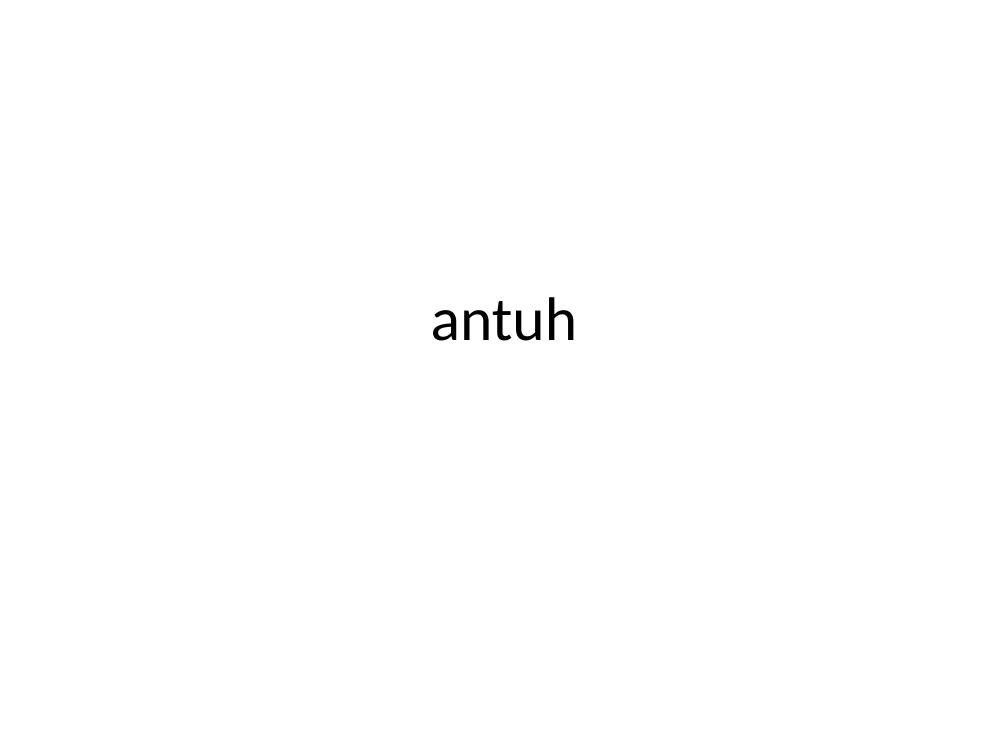
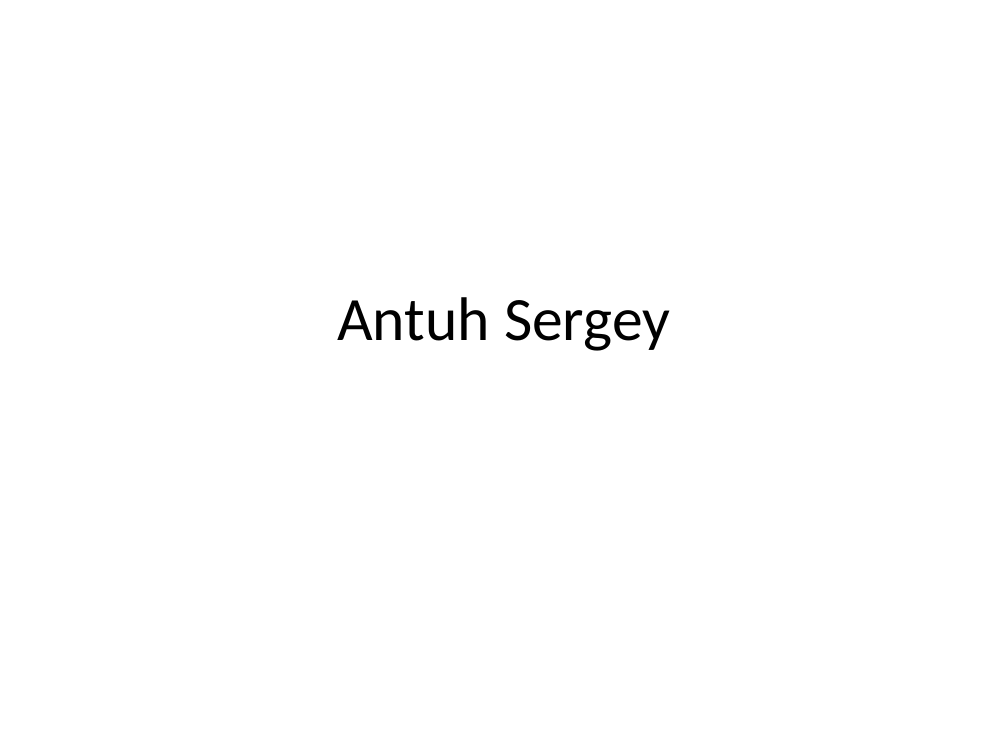
Before and after one commit to Antuh/PracticEight-Git, a slide deck: slide 1 of point.pptx. Drawn at 1008x756 pixels with LibreOffice and Linux fonts; fonts in the diff are those of the drawing. Boxes give left, top, right and bottom in pixels: in the first picture for what was removed or moved away, otherwise in the second. Text is boxed around its words. In the diff, an @@ line names an element or a change of style, - is before the commit and + after.

Commit message:
Izmenenie point

```diff
--- a/point.pptx
+++ b/point.pptx
@@ title at (337,297,670,351): text changed @@
-antuh
+Antuh Sergey
```
